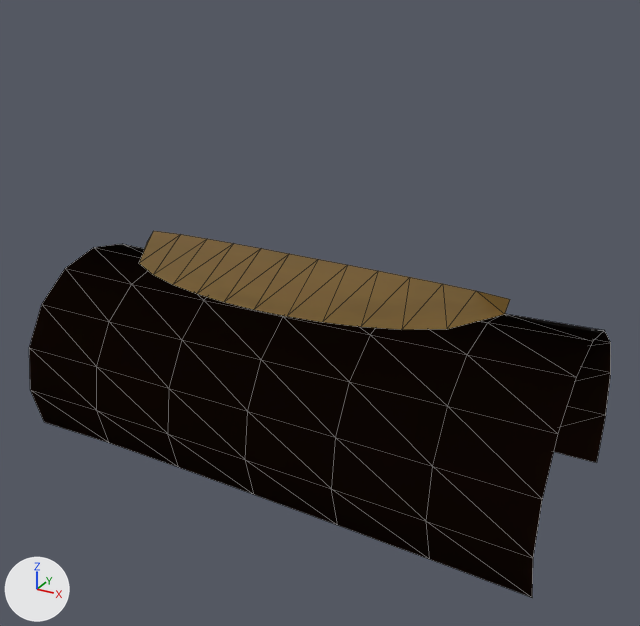
An edit to the glTF model public/models/hero/kit/bracer-crescent-v0.glb, drawn before and after from the same camera.
One viewpoint serves both versions: a camera (50 mm lens) standing at (0.208, -0.217, 0.139) and looking at (0.091, -0.003, 0.032). Every picture has the same lights, and +X, +Y and +Z are marked at lower left. The older version comes first. Mesh edges are drawn as thin lines. Where no turn or scale is listed for an object, it has been applied to the vertices.

In view in the first picture: 'bracer-crescent-v0.001'.
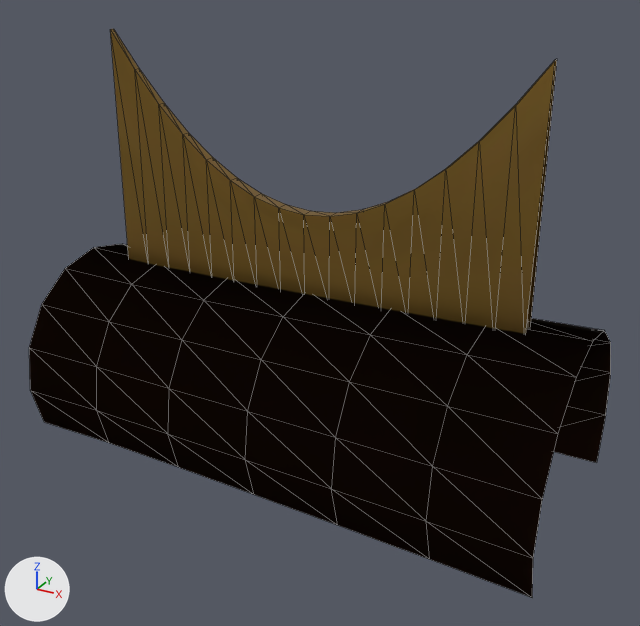
Where the newer file only moved an object's origin or applied its transform, the numbers keep the older frame.

The edits, one by one:
me_bracer_crescent_v0 is used by ob_bracer_crescent_v0_001; location (0.085, 0.0, 0.0135).
me_bracer_crescent_v0 had 103 vertices, 144 faces and spanned x -0.085..0.085, y -0.039..0.039, z -0.031..0.031.
me_bracer_crescent_v0 now has 145 vertices, 216 faces and spans x -0.085..0.085, y -0.039..0.039, z -0.031..0.096.
Part 1, on me_bracer_crescent_v0:
4 vertices are removed from x -0.061..0.061, y 0.004..0.006, z 0.031.
7 faces are deleted.
22 vertices move from x -0.061..0.061, y -0.03..0.006, z 0.028..0.031 to x -0.068..0.034, y -0.002, z 0.02..0.067.
28 vertices are added at x -0.068..0.068, y -0.002..0.002, z 0.02..0.096.
9 new vertices lie (0.0, 0.004, 0.0) away from vertices in x -0.031..0.051, y 0.005..0.006, z 0.031.
9 new vertices lie (0.008, 0.0, 0.0) away from vertices in x -0.068..0.061, y -0.002..0.002, z 0.02..0.028.
79 new faces join them.
me_bracer_crescent_v0 part 2: 17 kept faces spanning x -0.043..0.034, y -0.002, z 0.02..0.067 get new texture (UV) coordinates.

Where the change shows, as pixel boxes (x1, y1, x2, y2) in the pictures (640 x 626 px):
'bracer-crescent-v0.001', reshaped (55% taller)
    before: (29, 231, 611, 597)
    after: (29, 29, 611, 597)
part 1 of me_bracer_crescent_v0, built on
    before: (139, 231, 510, 314)
    after: (110, 29, 557, 334)
part 2 of me_bracer_crescent_v0, surface changed
    before: (173, 244, 505, 330)
    after: (183, 136, 405, 312)
